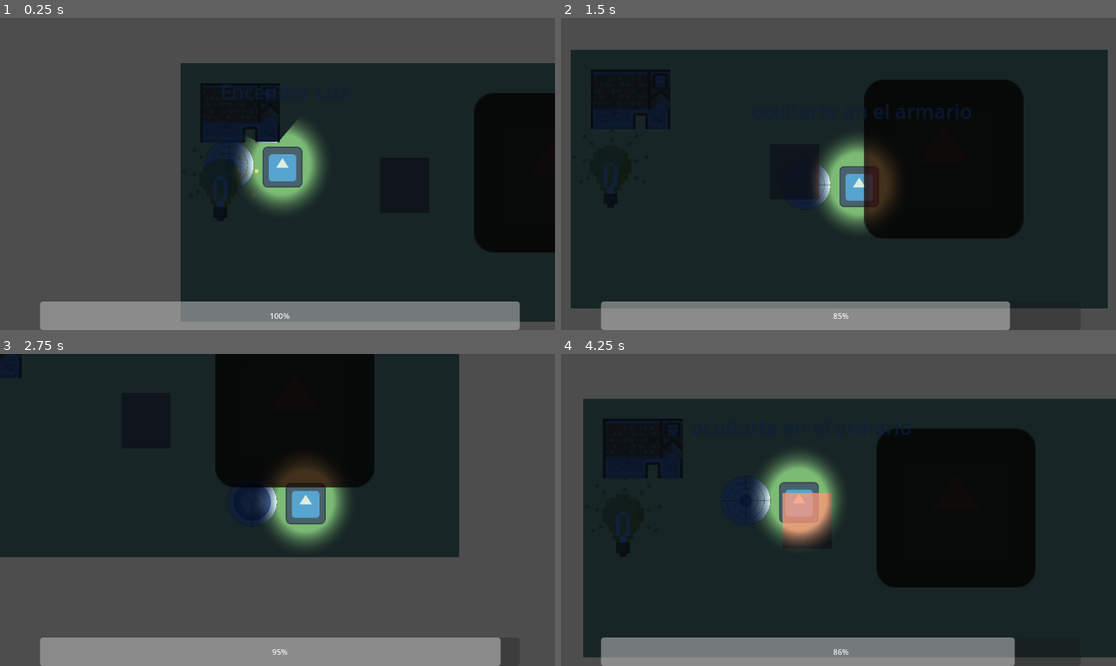
Above: before the commit, frames 1-4 (two rows, left to right).
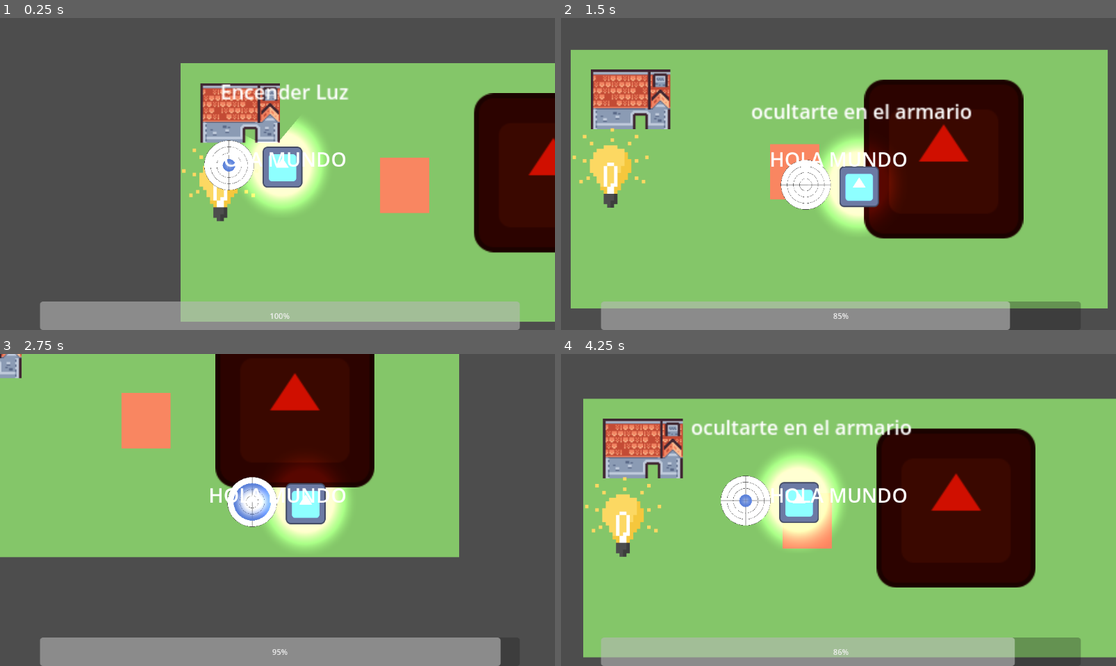
Above: after the commit, the same moments.

Repository: AndresLopez28C/pruebas
Game: Godot game, scene res://Escenas/mundo.tscn
Same seed, same stepped clock (60 frames per second), same inputs: the game is played once before the commit and once after it. The engine's default icon, where the game draws it, is replaced by a stand-in: a white triangle on a blue panel in a dark square.
Inputs:
- Up to frame 1 (0.25 s): no input
- Up to frame 2 (1.5 s): hold D (Derecha) 0.53-1.28 s; hold Shift (Correr) 0.53-1.28 s; hold S (Abajo) from 1.28 s (still down); tap Shift (Correr) at 1.35 s
- Up to frame 3 (2.75 s): release S (Abajo) at 2.03 s; hold D (Derecha) from 2.03 s (still down); hold E (Usar) from 2.03 s (still down); tap Shift (Correr) at 2.3 s
- Up to frame 4 (4.25 s): release D (Derecha) at 2.78 s; release E (Usar) at 2.78 s; hold W (Arriba) 2.78-3.53 s; tap Shift (Correr) at 2.85 s; hold A (Izquierda) from 3.53 s (still down); hold Shift (Correr) from 3.53 s (still down)

The runs differ from the first frame. In frame 1, 55% of the frame differs, in the area x 32-100%, y 14-98%; in frame 2, 79%, in the area x 1-99%, y 10-94%; in frame 3, 53%; in frame 4, 78%.

Commit message:
Cambios barra Estamina
Se pone timer a barra de estamina

Diff:
--- a/Escenas/componente_interactuar.tscn
+++ b/Escenas/componente_interactuar.tscn
@@ -16,7 +16,7 @@
 shape = SubResource("CircleShape2D_nxtp6")
 
 [node name="TextoInt" type="Label" parent="."]
-z_index = 200
+z_index = 10
 anchors_preset = 8
 anchor_left = 0.5
 anchor_top = 0.5
--- a/Escenas/jugador.tscn
+++ b/Escenas/jugador.tscn
@@ -14,6 +14,7 @@
 properties/0/replication_mode = 1
 
 [node name="Jugador" type="CharacterBody2D"]
+z_index = 5
 position = Vector2(51, 52)
 script = ExtResource("1_10s0k")
 
@@ -39,7 +40,7 @@
 [node name="ComponenteInteractuar" parent="." instance=ExtResource("4_n13vd")]
 
 [node name="Agotado" type="Timer" parent="."]
-wait_time = 5.0
+wait_time = 10.0
 
 [connection signal="timeout" from="Pisadas_t" to="." method="_on_pisadas_t_timeout"]
 [connection signal="timeout" from="Agotado" to="." method="_on_agotado_timeout"]
--- a/Escenas/mundo.tscn
+++ b/Escenas/mundo.tscn
@@ -195,6 +195,11 @@
 [node name="Mundo" type="Node2D"]
 script = ExtResource("1_fdxpb")
 
+[node name="Oscuridad" type="CanvasModulate" parent="."]
+visible = false
+z_index = -1
+color = Color(0.0532495, 0.121623, 0.242064, 0.756863)
+
 [node name="Jugador" parent="." instance=ExtResource("1_e102q")]
 position = Vector2(84, 82)
 
@@ -216,10 +221,6 @@
 offset_right = -25.0
 offset_bottom = 20.0
 script = ExtResource("4_ciuqc")
-
-[node name="Oscuridad" type="CanvasModulate" parent="."]
-z_index = 1
-color = Color(0.0532495, 0.121623, 0.242064, 0.756863)
 
 [node name="TileMap" type="TileMap" parent="."]
 tile_set = SubResource("TileSet_tayok")
--- a/Escenas/ui.tscn
+++ b/Escenas/ui.tscn
@@ -18,3 +18,20 @@
 grow_horizontal = 2
 grow_vertical = 0
 value = 100.0
+
+[node name="Label" type="Label" parent="."]
+anchors_preset = 8
+anchor_left = 0.5
+anchor_top = 0.5
+anchor_right = 0.5
+anchor_bottom = 0.5
+offset_left = -299.5
+offset_top = -59.0
+offset_right = 299.5
+offset_bottom = 59.0
+grow_horizontal = 2
+grow_vertical = 2
+theme_override_font_sizes/font_size = 41
+text = "HOLA MUNDO
+"
+horizontal_alignment = 1
--- a/Scripts/ui.gd
+++ b/Scripts/ui.gd
@@ -1,7 +1,7 @@
 extends CanvasLayer
 @onready var estamina: ProgressBar = %Estamina
 signal cansancio
-
+var desactivado : bool =false
 # Called when the node enters the scene tree for the first time.
 func _ready() -> void:
 	pass # Replace with function body.
@@ -9,11 +9,14 @@
 
 # Called every frame. 'delta' is the elapsed time since the previous frame.
 func _process(delta: float) -> void:
-	if Input.is_action_pressed("Correr"):
+	if Input.is_action_pressed("Correr") and !desactivado:
 		estamina.value -= 20* delta
 	else:
 		estamina.value += 10* delta
 	if estamina.value ==0:
 		cansancio.emit()
+		desactivado = true
+	if estamina.value ==100:
+		desactivado = false
 func _input(event):
 	pass
